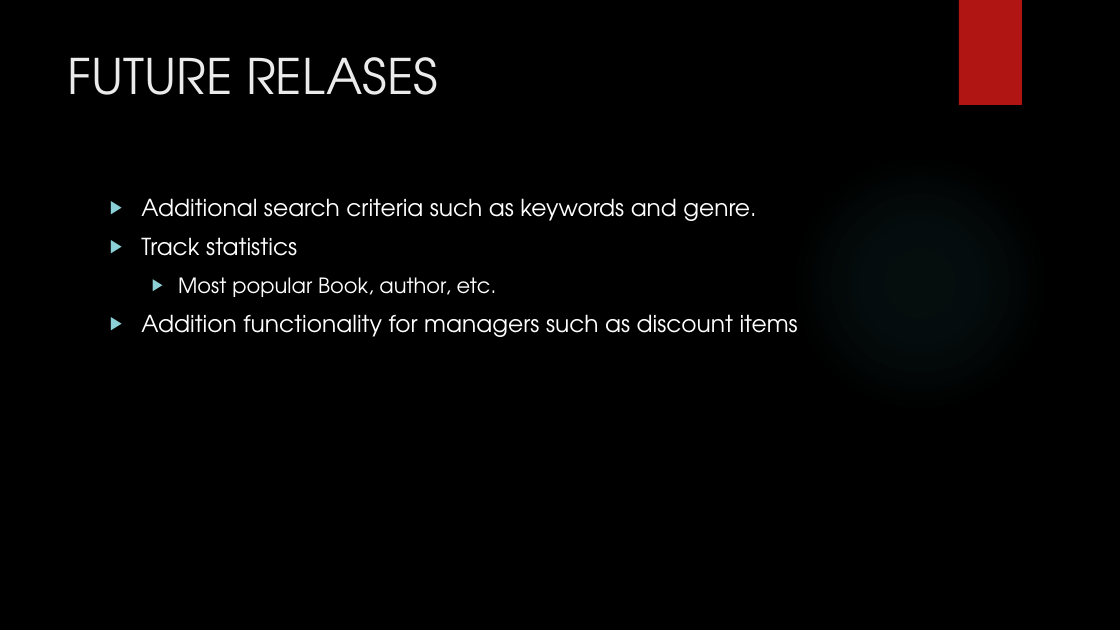
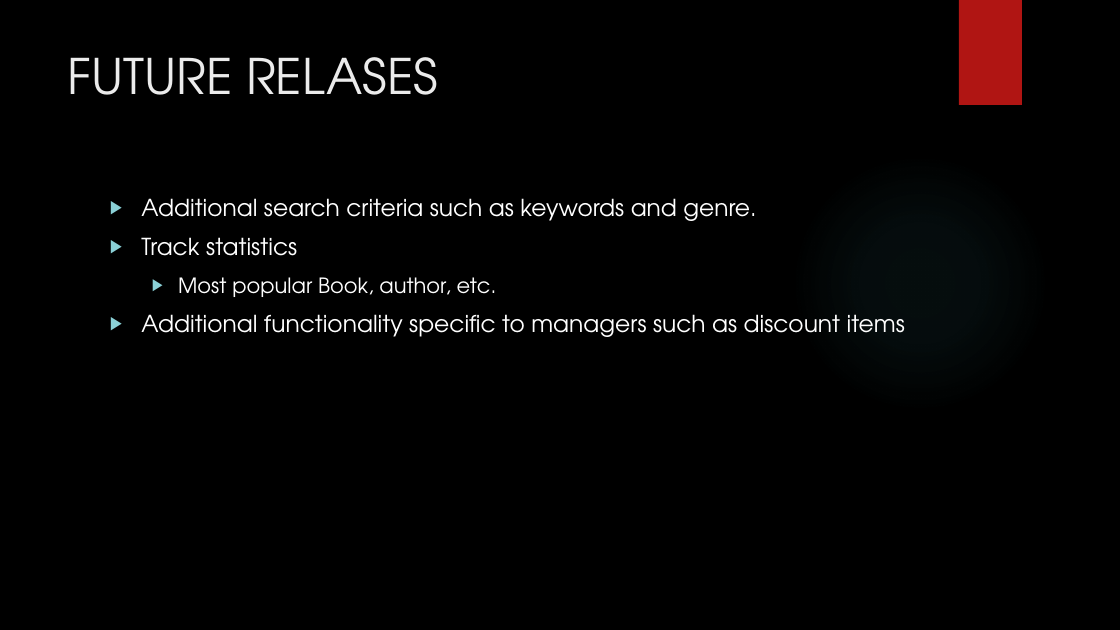
Before and after one commit to Timothy-W/BookStoreApp, a slide deck: slide 8 of BookStoreApp Presentation.pptx. Drawn at 1120x630 pixels with LibreOffice and Linux fonts; fonts in the diff are those of the drawing; background and template pictures are left out. Boxes give left, top, right and bottom in pixels: in the first picture for what was removed or moved away, otherwise in the second. Text is boxed around its words. In the diff, an @@ line names an element or a change of style, - is before the commit and + after.

Commit message:
fixed a spelling error

```diff
--- a/BookStoreApp Presentation.pptx
+++ b/BookStoreApp Presentation.pptx
@@ text at bbox=[141, 314, 905, 337]: text changed @@
-▶ Addition functionality for managers such as discount items
+▶ Additional functionality specific to managers such as discount items
```
